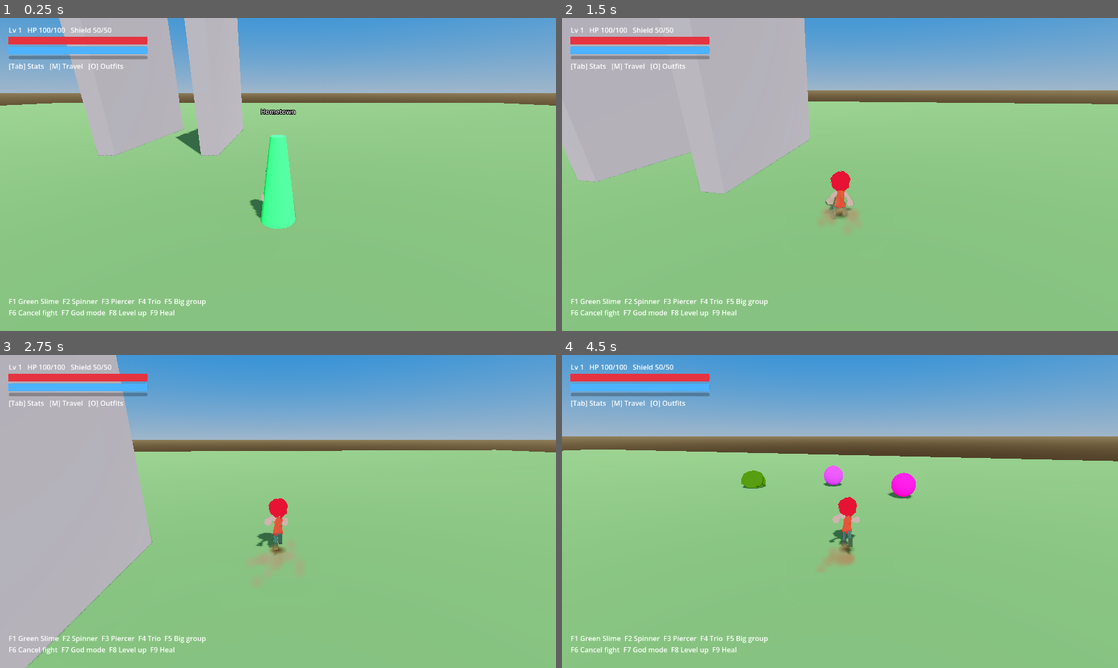
Above: before the commit, frames 1-4 (two rows, left to right).
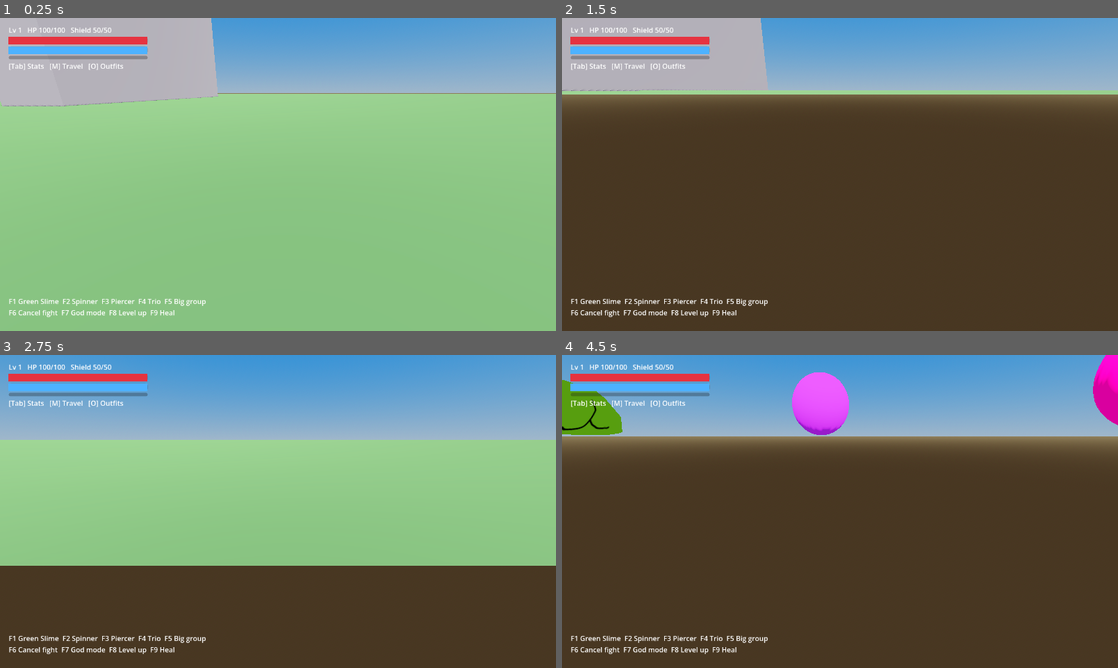
Above: after the commit, the same moments.

Repository: doggoanim/Krits
Game: Godot game, scene res://main.tscn
The game is run twice, just before and just after one commit, with the same random seed, the same clock (stepped at 60 frames per second) and the same inputs.
Inputs (mouse positions are in pixels of both pictures, inside the frame that each line leads up to):
- Up to frame 1 (0.25 s): no input
- Up to frame 2 (1.5 s): tap Enter at 0.5 s; move the mouse to (867, 174) at 0.52 s; hold W (move_forward) from 0.53 s (still down); tap Space (jump) at 0.6, 0.77, 1.07 s; move the mouse to (812, 174) at 1.27 s; tap Ctrl (crouch_pound) at 1.35 s
- Up to frame 3 (2.75 s): keep holding W (move_forward); tap Space (jump) at 1.52, 1.55, 1.82, 2.3 s; move the mouse to (289, 505) at 2.02 s; tap E (interact) at 2.1 s
- Up to frame 4 (4.5 s): keep holding W (move_forward); move the mouse to (834, 517) at 2.77 s; tap Shift (roll_dive) at 2.85 s; tap Space (jump) at 3.02, 3.05, 3.32, 3.6, 3.77, 4.07 s; move the mouse to (878, 514) at 3.52 s; move the mouse to (795, 508) at 4.27 s; tap Ctrl (crouch_pound) at 4.35 s

The runs differ from the first frame. In frame 1, 12% of the frame differs, in the area x 0-100%, y 0-68%; in frame 2, 77%, in the area x 0-100%, y 0-100%; in frame 3, 51%; in frame 4, 72%.

Commit message:
Make the landing marker a white ring, smooth the camera's wall avoidance
1. GroundShadow: swapped the filled dark disc for a white ring (new
   SoftCircleTexture.make_ring() — same radial-gradient trick, with a
   hollow transparent middle instead of a solid center).

2. CameraRig no longer uses SpringArm3D for wall avoidance — its built-in
   collision shortening snaps instantly every physics frame with no
   smoothing of its own, which read as the camera abruptly zooming in the
   moment you brushed past a wall. Replaced with a manual raycast each
   frame plus a smoothed distance (fast pull-in so it still doesn't clip
   through geometry, slower ease-back-out so leaving a wall doesn't snap
   either) — same mechanism now also smooths the arena's extra_distance
   zoom, which used to be smoothed separately.

Diff:
--- a/core/soft_circle_texture.gd
+++ b/core/soft_circle_texture.gd
@@ -17,3 +17,26 @@
 	t.fill_from = Vector2(0.5, 0.5)
 	t.fill_to = Vector2(1.0, 0.5)
 	return t
+
+## A thin ring — transparent center, a soft white band near the edge,
+## transparent again past it. Same radial-gradient trick as make(), just
+## with extra stops carving out the hollow middle.
+static func make_ring(size := 32) -> GradientTexture2D:
+	var g := Gradient.new()
+	g.offsets = PackedFloat32Array([0.0, 0.55, 0.68, 0.8, 0.92, 1.0])
+	g.colors = PackedColorArray([
+		Color(1, 1, 1, 0.0),
+		Color(1, 1, 1, 0.0),
+		Color(1, 1, 1, 0.95),
+		Color(1, 1, 1, 0.95),
+		Color(1, 1, 1, 0.0),
+		Color(1, 1, 1, 0.0),
+	])
+	var t := GradientTexture2D.new()
+	t.gradient = g
+	t.width = size
+	t.height = size
+	t.fill = GradientTexture2D.FILL_RADIAL
+	t.fill_from = Vector2(0.5, 0.5)
+	t.fill_to = Vector2(1.0, 0.5)
+	return t
--- a/player/ground_shadow.gd
+++ b/player/ground_shadow.gd
@@ -1,16 +1,18 @@
 class_name GroundShadow
 extends MeshInstance3D
-## A small soft circle marker on the ground directly below the player — a
-## depth-perception aid. Airborne (jumping, diving, falling) it's otherwise
-## easy to lose track of exactly how high up you are or where you'll land;
-## this always points straight down to the spot you'd land on, shrinking
-## and fading the higher up you are so it also hints at *how* high.
+## A small white ring marker on the ground directly below the player —
+## hollow, transparent center, just a soft outline — a depth-perception
+## aid. Airborne (jumping, diving, falling) it's otherwise easy to lose
+## track of exactly how high up you are or where you'll land; this always
+## points straight down to the spot you'd land on, shrinking and fading
+## the higher up you are so it also hints at *how* high.
 
 const SIZE := 0.6                ## marker diameter at ground level (meters)
 const RAY_LENGTH := 60.0
 const MAX_FADE_HEIGHT := 10.0    ## fully shrunk/faded by this far above the ground
 const MIN_SCALE := 0.35          ## never shrinks smaller than this fraction of SIZE
-const MIN_ALPHA := 0.15
+const BASE_ALPHA := 0.8
+const MIN_ALPHA := 0.25
 
 var player: Player
 var _mat: StandardMaterial3D
@@ -25,8 +27,8 @@
 	_mat = StandardMaterial3D.new()
 	_mat.shading_mode = BaseMaterial3D.SHADING_MODE_UNSHADED
 	_mat.transparency = BaseMaterial3D.TRANSPARENCY_ALPHA
-	_mat.albedo_color = Color(0, 0, 0, 0.55)
-	_mat.albedo_texture = SoftCircleTexture.make()
+	_mat.albedo_color = Color(1, 1, 1, 0.8)
+	_mat.albedo_texture = SoftCircleTexture.make_ring()
 	_mat.billboard_mode = BaseMaterial3D.BILLBOARD_DISABLED
 	material_override = _mat
 
@@ -48,4 +50,4 @@
 	var t := clampf(height / MAX_FADE_HEIGHT, 0.0, 1.0)
 	var s := lerpf(1.0, MIN_SCALE, t)
 	scale = Vector3(s, 1.0, s)
-	_mat.albedo_color.a = lerpf(0.55, MIN_ALPHA, t)
+	_mat.albedo_color.a = lerpf(BASE_ALPHA, MIN_ALPHA, t)
--- a/player/player_camera.gd
+++ b/player/player_camera.gd
@@ -1,32 +1,41 @@
 class_name CameraRig
 extends Node3D
 ## Third-person orbit camera. Top-level node: follows `target` without inheriting rotation.
+##
+## Wall avoidance is a manual raycast + smoothed distance rather than
+## SpringArm3D, which snaps its collision-shortened length instantly with
+## no smoothing of its own — that reads as the camera abruptly "zooming in"
+## the moment you brush past a wall. Pulling in uses a faster smoothing rate
+## than easing back out, so it still never visibly clips through geometry
+## (tiny risk of a one-frame clip on a very fast approach, which reads as
+## nothing next to a jarring zoom-snap), while the common case — walking
+## near and away from walls — feels smooth both ways.
 
 @export var mouse_sensitivity := 0.003
 @export var follow_speed := 14.0
 @export var base_distance := 6.0
 @export var pitch_limits := Vector2(-1.2, 0.5)
+@export var wall_margin := 0.3        ## stop this far short of whatever's behind the camera
+@export var min_distance := 0.8       ## never pull in closer than this, even against a wall
+@export var pull_in_speed := 16.0     ## smoothing rate when a wall is closer than the current distance
+@export var ease_out_speed := 5.0     ## smoothing rate when pulling back out to base_distance
 
 var target: Node3D
 var yaw := 0.0
 var pitch := -0.35
 var extra_distance := 0.0   ## set by the arena to frame the whole fight
 
-var _arm: SpringArm3D
 var _cam: Camera3D
 var _shake := 0.0
+var _distance := 0.0
 
 func _ready() -> void:
 	top_level = true
-	_arm = SpringArm3D.new()
-	_arm.spring_length = base_distance
-	_arm.collision_mask = 1
-	_arm.margin = 0.3
-	add_child(_arm)
+	_distance = base_distance
 	_cam = Camera3D.new()
 	_cam.current = true
 	_cam.fov = 70.0
-	_arm.add_child(_cam)
+	add_child(_cam)
 	Input.mouse_mode = Input.MOUSE_MODE_CAPTURED
 
 func _unhandled_input(event: InputEvent) -> void:
@@ -48,7 +57,22 @@
 	if target:
 		global_position = global_position.lerp(target.global_position + Vector3.UP * 1.4, 1.0 - exp(-follow_speed * delta))
 	rotation = Vector3(pitch, yaw, 0.0)
-	_arm.spring_length = lerpf(_arm.spring_length, base_distance + extra_distance, 1.0 - exp(-4.0 * delta))
+
+	var desired := base_distance + extra_distance
+	var probe := to_global(Vector3(0.0, 0.0, -desired))
+	var target_distance := desired
+	if is_inside_tree():
+		var query := PhysicsRayQueryParameters3D.create(global_position, probe, 1)
+		if target is CollisionObject3D:
+			query.exclude = [(target as CollisionObject3D).get_rid()]
+		var hit := get_world_3d().direct_space_state.intersect_ray(query)
+		if not hit.is_empty():
+			target_distance = global_position.distance_to(hit.position) - wall_margin
+	target_distance = clampf(target_distance, min_distance, desired)
+	var rate := pull_in_speed if target_distance < _distance else ease_out_speed
+	_distance = lerpf(_distance, target_distance, 1.0 - exp(-rate * delta))
+	_cam.position = Vector3(0.0, 0.0, -_distance)
+
 	if _shake > 0.0:
 		_shake = maxf(0.0, _shake - delta)
 		_cam.h_offset = randf_range(-1.0, 1.0) * _shake * 0.4
